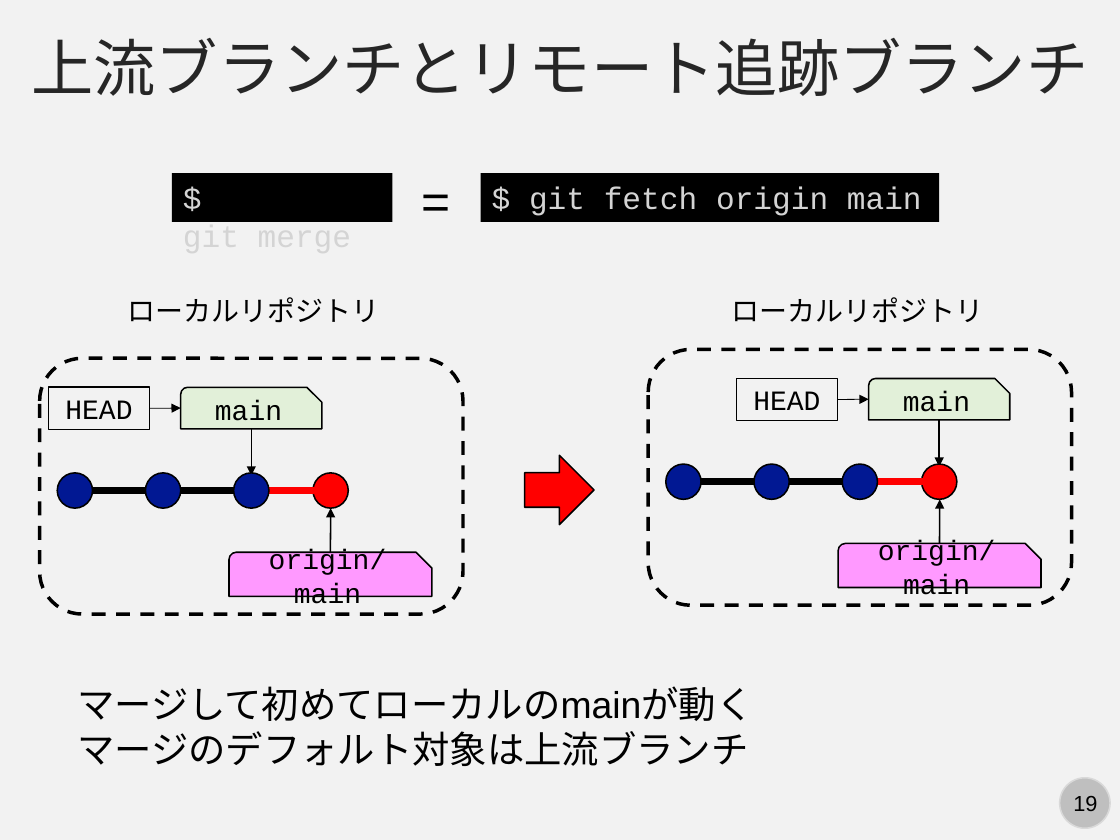
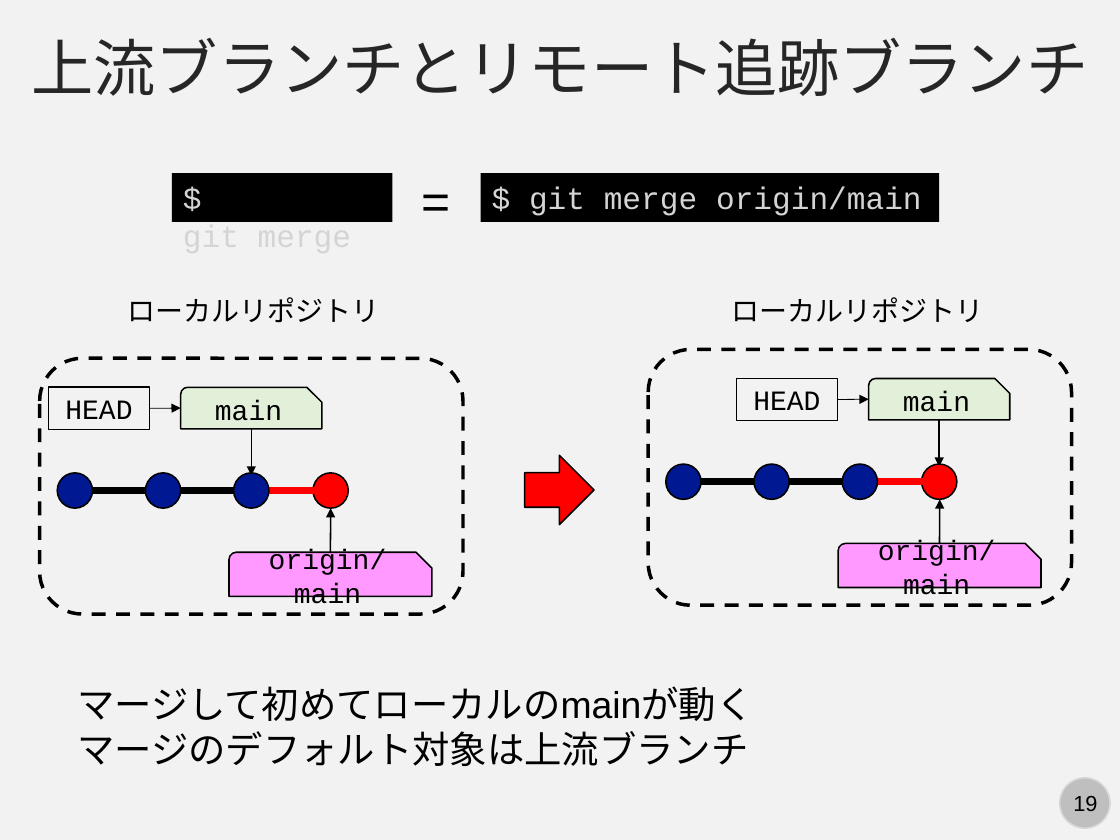
Before and after one commit to kaityo256/github, a slide deck: slide 19 of remote/fig/slide.pptx. Drawn at 1120x840 pixels with LibreOffice and Linux fonts; fonts in the diff are those of the drawing. Boxes give left, top, right and bottom in pixels: in the first picture for what was removed or moved away, otherwise in the second. Text is boxed around its words. In the diff, an @@ line names an element or a change of style, - is before the commit and + after.

```diff
--- a/remote/fig/slide.pptx
+++ b/remote/fig/slide.pptx
@@ text in rectangle at box(529, 187, 922, 216): text changed @@
-$ git fetch origin main
+$ git merge origin/main
```
Also in this commit, not shown: 2 other slides changed.
